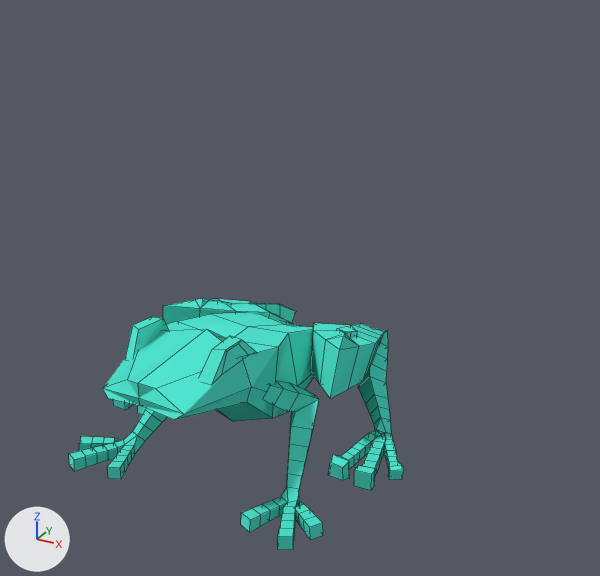
An edit to the Blender file Assets/Models/justfrog.blend, drawn before and after from the same camera.
Before and after are seen from a 50 mm camera at (2.6, -4.82, 3.28) aimed at (0.23, -0.51, 1.12). Lighting does not change. The marker at lower left points along +X, +Y and +Z. Mesh edges are drawn as thin lines.

In view in the first picture: 'Arms', 'Body', 'Eyes', 'Legs'.
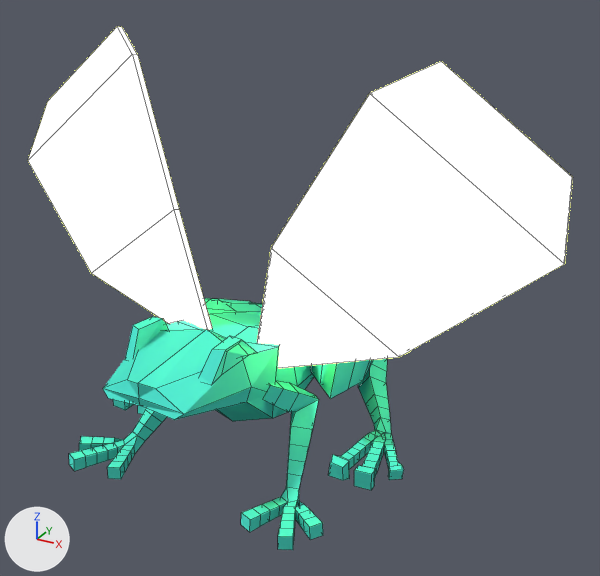
What differs and where, as boxes (x1, y1, x2, y2) in the pictures (600 x 576 px):
'wings', added
    after: (28, 26, 573, 368)

Diff of the bpy script that builds the scene:
```diff
--- a/Assets/Models/justfrog.blend.py
+++ b/Assets/Models/justfrog.blend.py
@@ mat_wings @@
+mat_wings = emission_material('wings')
+mat_wings.base_color = (0.901, 1.0, 0.23)  # yellow #f4ff84
+mat_wings.strength = 4.7
@@ me_plane_003 @@
+me_plane_003.from_pydata(...)  # 32 vertices, 28 faces; spans x -2.01..1.85, y -1.0..-0.3, z -0.24..1.74
+me_plane_003.materials.append(mat_wings)  # yellow #f4ff84
@@ ob_wings @@
+ob_wings = bpy.data.objects.new('wings', me_plane_003)
+ob_wings.location = (0.0, 0.0, 0.917)
```
